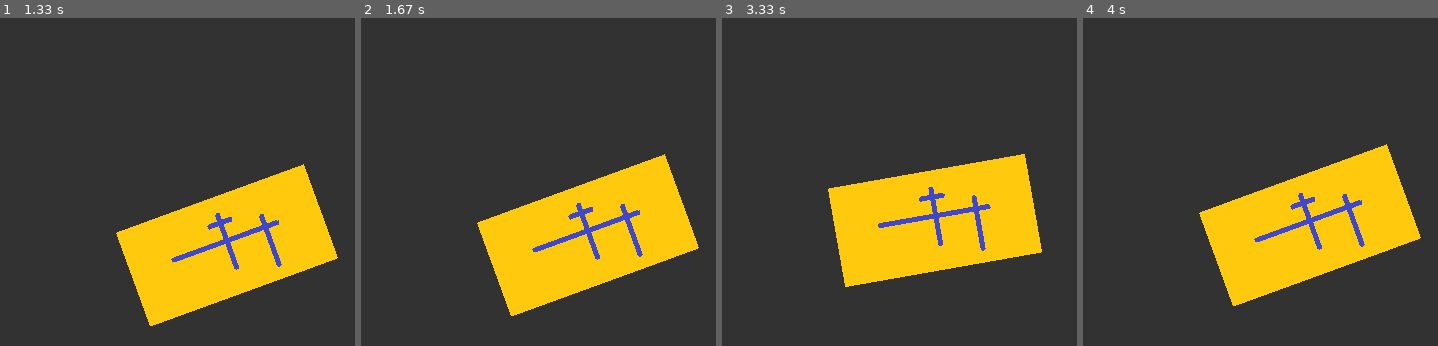
Above: before the commit, frames 1-4 (left to right).
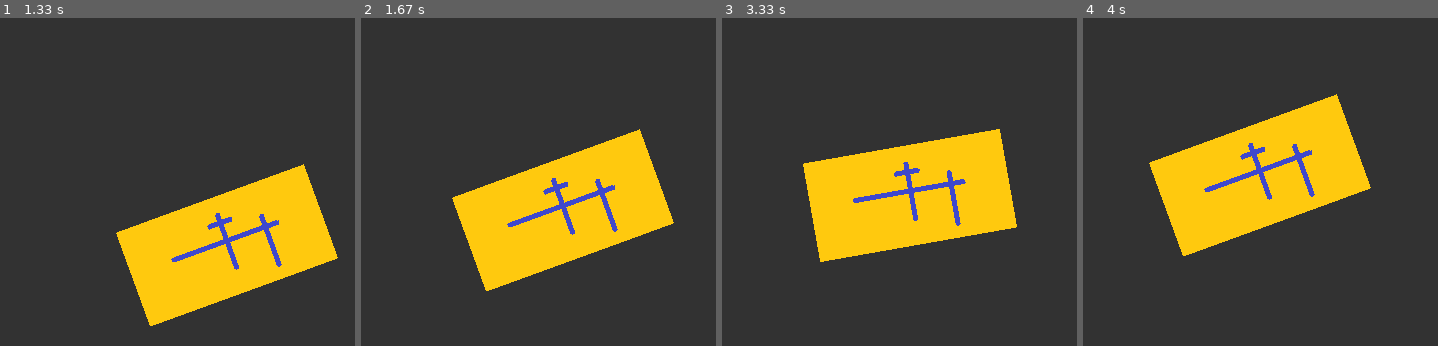
Above: after the commit, the same moments.

Repository: elissonsilvasantos/transformacoes-imagem-pygame
Game: pygame game, started from programa edição de imagem.py
The game is run twice, just before and just after one commit, with the same random seed, the same clock (stepped at 60 frames per second) and the same inputs.
Inputs:
- Up to frame 1 (1.33 s): hold Up 0.33-0.8 s; hold D 0.33-0.8 s; hold D 0.83-1.3 s; hold Right 0.83-1.3 s
- Up to frame 2 (1.67 s): hold W 1.33-1.63 s; hold Up 1.33-1.63 s
- Up to frame 3 (3.33 s): hold D 1.67-2.13 s; hold Right 1.67-2.13 s; hold A 2.17-2.7 s; hold Left 2.17-2.7 s; hold A from 3.07 s (still down); hold Left from 3.07 s (still down)
- Up to frame 4 (4 s): release A at 3.47 s; release Left at 3.47 s; hold W 3.5-3.87 s; hold Up 3.5-3.87 s; hold D from 3.9 s (still down); hold Right from 3.9 s (still down)

Frame 1 is identical in both runs. In frame 2, 14% of the frame differs, in the area x 25-96%, y 33-91%; in frame 3, 14%; in frame 4, 24%, in the area x 18-96%, y 23-88%.

Commit message:
projeto - translação, rotação e escala integrados

Diff:
--- a/programa edição de imagem.py
+++ b/programa edição de imagem.py
@@ -8,7 +8,7 @@
 # configuração de tela
 largura_tela, altura_tela = 500, 500 # dimensões padrão
 tela = pygame.display.set_mode((largura_tela, altura_tela))
-pygame.display.set_caption('mover imagem')
+pygame.display.set_caption('Programa Edição de Imagem')
 
 # configurar imagem
 
@@ -24,10 +24,20 @@
 tela.blit(imagem.obj, (imagem.pos_x, imagem.pos_y)) # pôr imagem na tela
 
 
-# precisa encontrar uma forma de rotacionar no eixo
-#  X precisa encontrar uma forma de mover preservando a rotação/angulo - FEITO
+# erro translação x rotação (menor): precisa encontrar uma forma de rotacionar no eixo
 
+# erro rotação x escala (menor): movendo de forma incorreta quando troca entre as transformações
 
+# [resolvido] erro rotação x escala (MAIOR): quando faz rotação e depois escala, a escala desconsidera o grau
+
+# erro rotação x escala (MAIOR): quando faz rotação, escala e rotação denovo, rotação deixa tamanho errado
+
+# erro rotação x escala (MAIOR): quando faz rotação 90 e depois escala, o altura é trocado por largura
+
+print('COMANDOS')
+print('mover imagem: [seta-esquerda, seta-direita, seta-cima, seta-baixo]')
+print('rotacionar imagem: [a, d]')
+print('aumentar/diminuir: [w, s]')
 
 while True:
     for evento in pygame.event.get(): # lista de eventos
@@ -41,24 +51,40 @@
                 imagem.pos_y -= 10
                 tela.fill(cor_fundo)
                 nova_imagem = pygame.transform.rotate(imagem.obj, imagem.angulo) # manter rotação
+                # manter escala
+                imagem.largura = nova_imagem.get_width()
+                imagem.altura = nova_imagem.get_height()
+                nova_imagem = pygame.transform.scale(nova_imagem, (imagem.largura, imagem.altura))
                 tela.blit(nova_imagem, (imagem.pos_x, imagem.pos_y))
 
             if evento.key == pygame.K_DOWN: # mover para baixo
                 imagem.pos_y += 10
                 tela.fill(cor_fundo)
                 nova_imagem = pygame.transform.rotate(imagem.obj, imagem.angulo) # manter rotação
+                # manter escala
+                imagem.largura = nova_imagem.get_width()
+                imagem.altura = nova_imagem.get_height()
+                nova_imagem = pygame.transform.scale(nova_imagem, (imagem.wlargura, imagem.altura))
                 tela.blit(nova_imagem, (imagem.pos_x, imagem.pos_y))
 
             if evento.key == pygame.K_LEFT: # mover para a esquerda
                 imagem.pos_x -= 10
                 tela.fill(cor_fundo)
                 nova_imagem = pygame.transform.rotate(imagem.obj, imagem.angulo) # manter rotação
+                # manter escala
+                imagem.largura = nova_imagem.get_width()
+                imagem.altura = nova_imagem.get_height()
+                nova_imagem = pygame.transform.scale(nova_imagem, (imagem.largura, imagem.altura))
                 tela.blit(nova_imagem, (imagem.pos_x, imagem.pos_y))
 
             if evento.key == pygame.K_RIGHT: # mover para a direita
                 imagem.pos_x += 10
                 tela.fill(cor_fundo)
                 nova_imagem = pygame.transform.rotate(imagem.obj, imagem.angulo) # manter rotação
+                # manter escala
+                imagem.largura = nova_imagem.get_width()
+                imagem.altura = nova_imagem.get_height()
+                nova_imagem = pygame.transform.scale(nova_imagem, (imagem.largura, imagem.altura))
                 tela.blit(nova_imagem, (imagem.pos_x, imagem.pos_y))
 
 
@@ -68,14 +94,58 @@
                 imagem.angulo -= 10
                 tela.fill(cor_fundo)
                 nova_imagem = pygame.transform.rotate(imagem.obj, imagem.angulo)
+                imagem.largura = nova_imagem.get_width()
+                imagem.altura = nova_imagem.get_height()
+                nova_imagem = pygame.transform.scale(nova_imagem, (imagem.largura, imagem.altura))
                 tela.blit(nova_imagem, (imagem.pos_x, imagem.pos_y))
 
             if evento.key == pygame.K_d: # rotacionar sentido anti-horário
                 imagem.angulo += 10
                 tela.fill(cor_fundo)
                 nova_imagem = pygame.transform.rotate(imagem.obj, imagem.angulo)
+                imagem.largura = nova_imagem.get_width()
+                imagem.altura = nova_imagem.get_height()
+                nova_imagem = pygame.transform.scale(nova_imagem, (imagem.largura, imagem.altura))
                 tela.blit(nova_imagem, (imagem.pos_x, imagem.pos_y))
 
+
+            # eventos de escala
+
+            if evento.key == pygame.K_w: # aumentar
+                imagem.largura += 50
+                imagem.altura += 50
+                # para permanecer no centro
+                imagem.pos_x -= 25
+                imagem.pos_y -= 25
+                tela.fill((50, 50, 50)) # apagar tudo
+
+
+
+                # manter rotação
+                nova_imagem = pygame.transform.scale(imagem.obj, (imagem.largura, imagem.altura))
+                nova_imagem = pygame.transform.rotate(nova_imagem, imagem.angulo)
+                tela.blit(nova_imagem, (imagem.pos_x, imagem.pos_y))
+
+                '''
+                print('-'*30)
+                print('largura teorica: ', imagem.largura)
+                print('largura real:', nova_imagem.get_width())
+                print('altura teorica:', imagem.altura)
+                print('altura real:', nova_imagem.get_height())
+                '''
+
+            if evento.key == pygame.K_s:
+                imagem.largura -= 50
+                imagem.altura -= 50
+                # para permanecer no centro
+                imagem.pos_x += 25
+                imagem.pos_y += 25
+                tela.fill((50, 50, 50)) # apagar tudo
+
+                # manter rotação
+                nova_imagem = pygame.transform.scale(imagem.obj, (imagem.largura, imagem.altura))
+                nova_imagem = pygame.transform.rotate(nova_imagem, imagem.angulo)
+                tela.blit(nova_imagem, (imagem.pos_x, imagem.pos_y))
 
 
     pygame.display.flip() # renderizar
